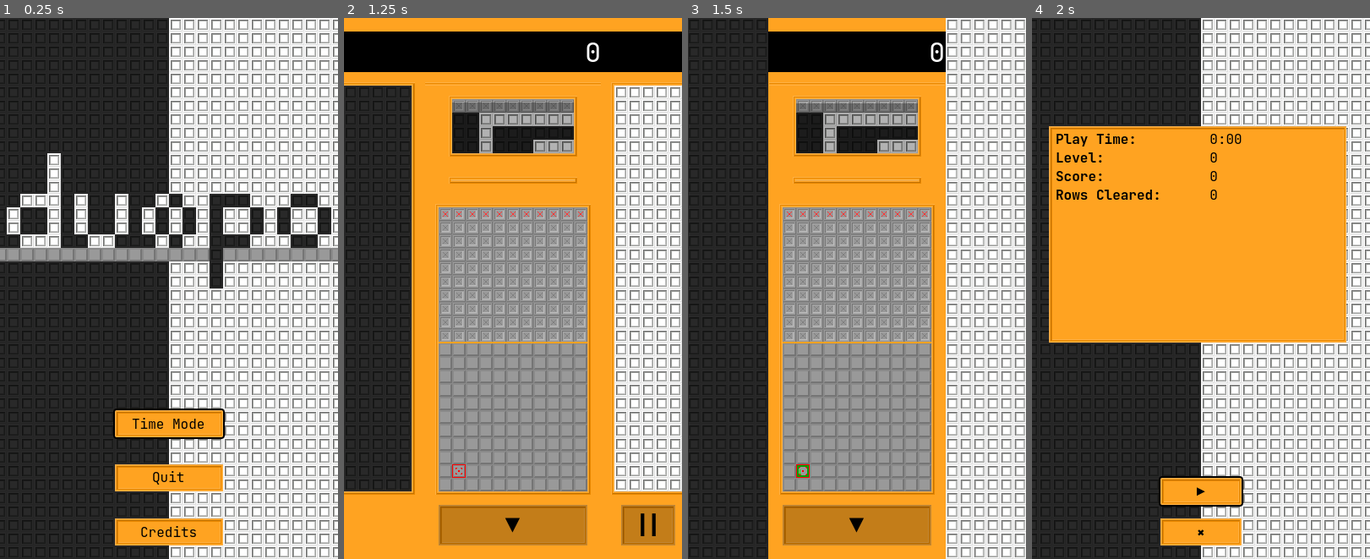
Above: before the commit, frames 1-4 (left to right).
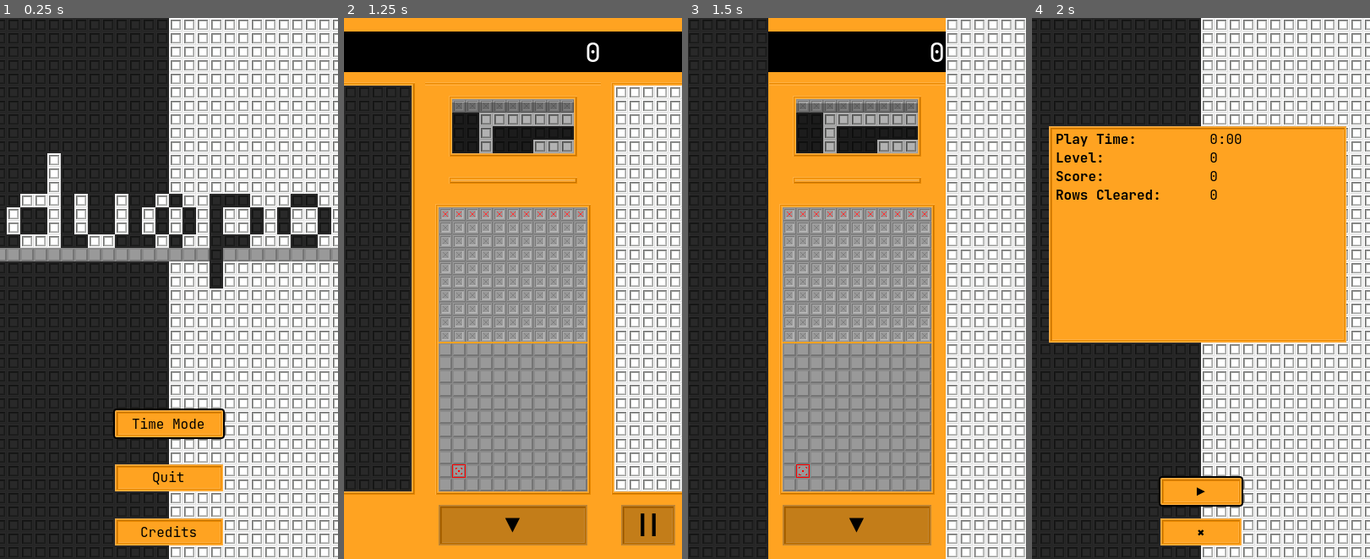
Above: after the commit, the same moments.

Repository: ka-puna/duopo
Game: Godot game, scene res://src/main.tscn
The game is run twice, just before and just after one commit, with the same random seed, the same clock (stepped at 60 frames per second) and the same inputs.
Inputs:
- Up to frame 1 (0.25 s): no input
- Up to frame 2 (1.25 s): click "Time Mode" at 0.5 s
- Up to frame 3 (1.5 s): click "||" at 1.25 s
- Up to frame 4 (2 s): no input

Frames 1-2 are identical in both runs. In frame 3, less than 0.1% of the frame differs, in the area x 32-36%, y 82-85%; in frame 4, nothing differs.

Commit message:
Prevent outside or release actions selecting tile.

Diff:
--- a/src/node/cycle_mode_base.gd
+++ b/src/node/cycle_mode_base.gd
@@ -36,6 +36,11 @@
 
 # Called every frame. 'delta' is the elapsed time since the previous frame.
 func _process(_delta):
+	# Exclude out-of-bounds mouse actions.
+	if Input.get_mouse_button_mask() != 0:
+		var mouse_tile = board.local_to_map(board.get_local_mouse_position())
+		if not board.get_cell_tile_data(layers.background, mouse_tile):
+			return
 	for action in actions:
 		if Input.is_action_pressed(action, true):
 			if Input.is_action_just_pressed(action, true):
--- a/src/scene/time_mode.gd
+++ b/src/scene/time_mode.gd
@@ -194,25 +194,26 @@
 					effect.call(layers.drop, path.get_tiles())
 					score_board()
 					path.clear()
-			# If tile is second-to-last in the path.
-			elif tile == path.get_index(-2):
-				path.truncate(-2)
-			else:
-				var path_end = path.get_index(-1)
-				if tile.x == path_end.x or tile.y == path_end.y:
-					# Extend path through shared column or row.
-					var difference = tile - path_end
-					var direction = sign(difference)
-					for i in range(1, difference.length() + 1):
-						var next_tile = path_end + i * direction
-						if can_append_to_path(next_tile):
-							path.append(next_tile)
-						else:
-							break
+			elif state != ACTION_STATE.JUST_RELEASED:
+				# If tile is second-to-last in the path.
+				if tile == path.get_index(-2):
+					path.truncate(-2)
+				else:
+					var path_end = path.get_index(-1)
+					if tile.x == path_end.x or tile.y == path_end.y:
+						# Extend path through shared column or row.
+						var difference = tile - path_end
+						var direction = sign(difference)
+						for i in range(1, difference.length() + 1):
+							var next_tile = path_end + i * direction
+							if can_append_to_path(next_tile):
+								path.append(next_tile)
+							else:
+								break
 		"game_select_tile_secondary":
 			if path.has(tile):
 				if tile == path.get_index(-1):
 					if state == ACTION_STATE.JUST_PRESSED:
 						path.clear()
-				else:
+				elif state != ACTION_STATE.JUST_RELEASED:
 					path.truncate(path.find(tile))
